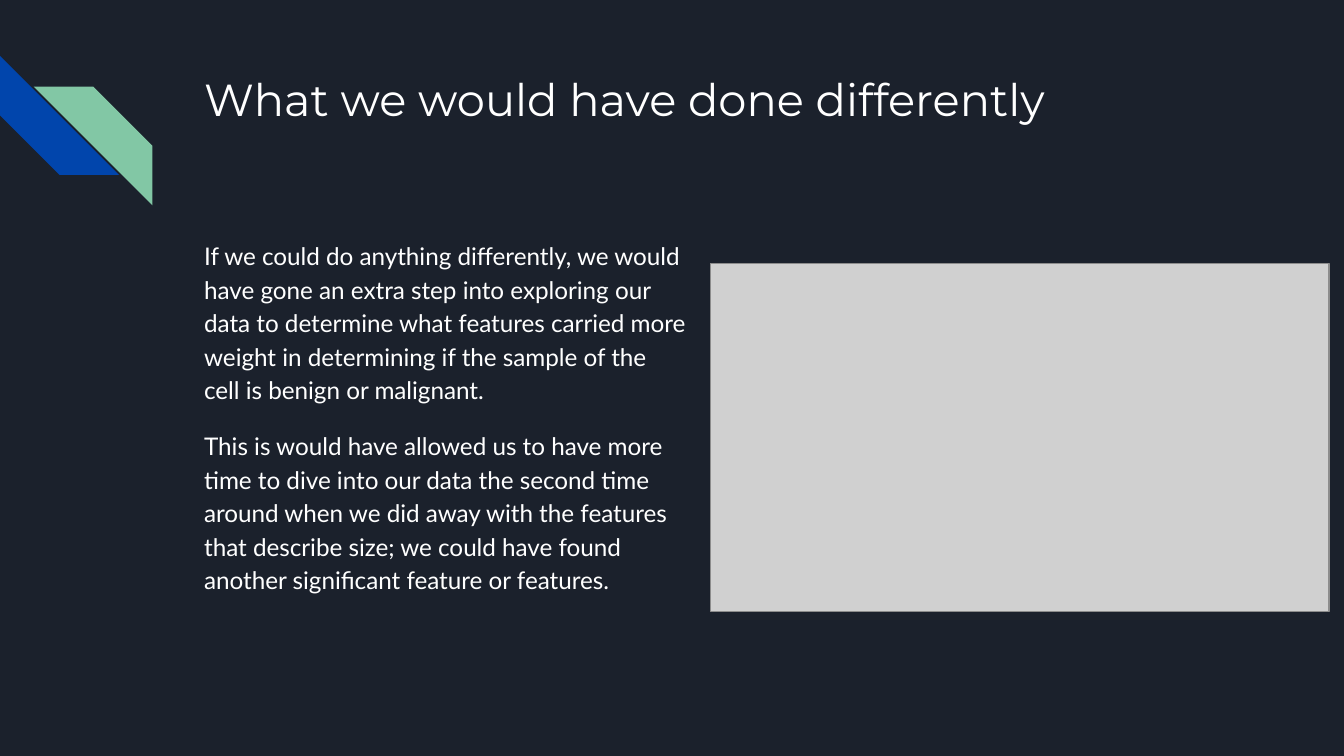
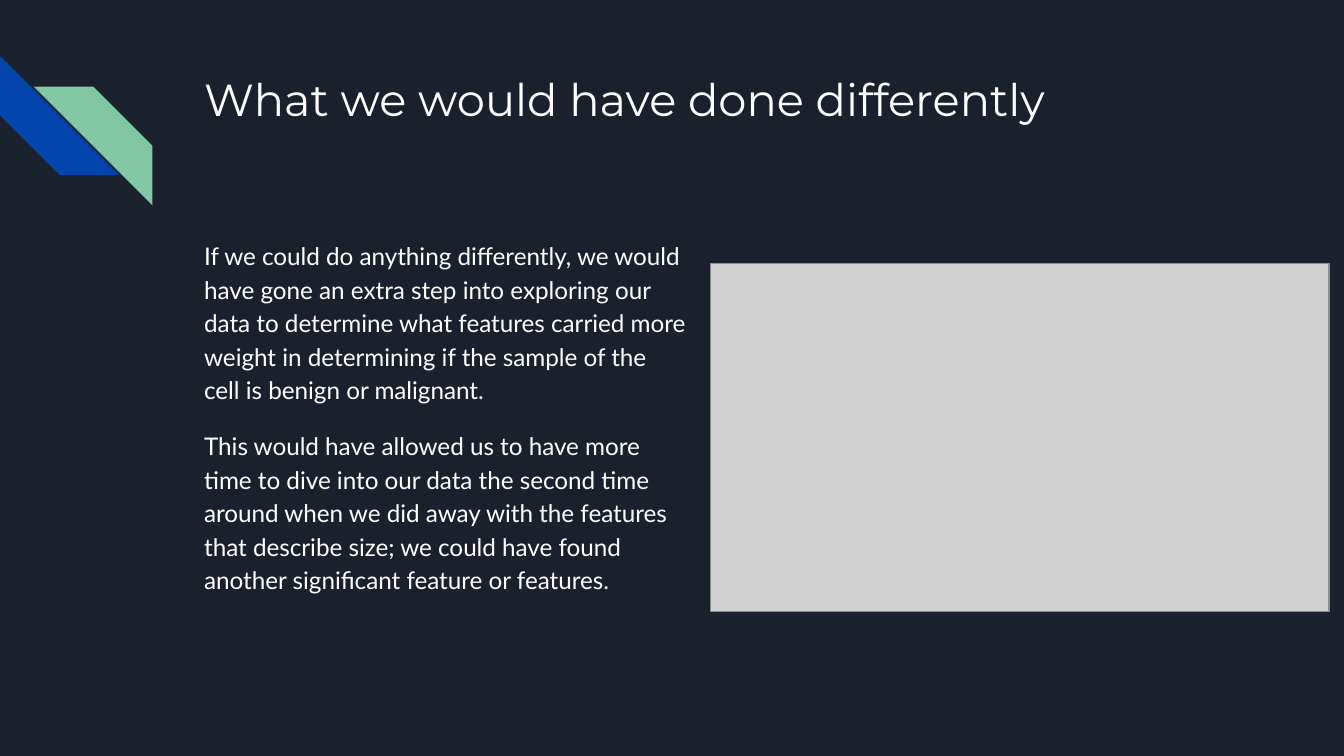
Before and after one commit to brojas12/Group_Project_4, a slide deck: slide 18 of Predicting the Presence of Cancer in Breast Cancer Cells.pptx (slide 17 before the commit). Drawn at 1344x756 pixels with LibreOffice and Linux fonts; fonts in the diff are those of the drawing; grey boxes stand for pictures. Boxes give left, top, right and bottom in pixels: in the first picture for what was removed or moved away, otherwise in the second. Text is boxed around its words. In the diff, an @@ line names an element or a change of style, - is before the commit and + after.

```diff
--- a/Predicting the Presence of Cancer in Breast Cancer Cells.pptx
+++ b/Predicting the Presence of Cancer in Breast Cancer Cells.pptx
@@ text at box(204, 437, 667, 594): text changed @@
-This is would have allowed us to have more time to dive into our data the second time around when we did away with the features that describe size; we could have found another significant feature or features.
+This would have allowed us to have more time to dive into our data the second time around when we did away with the features that describe size; we could have found another significant feature or features.
```
Also in this commit, not shown: 2 other slides changed, 3 slides added, 2 slides removed.
